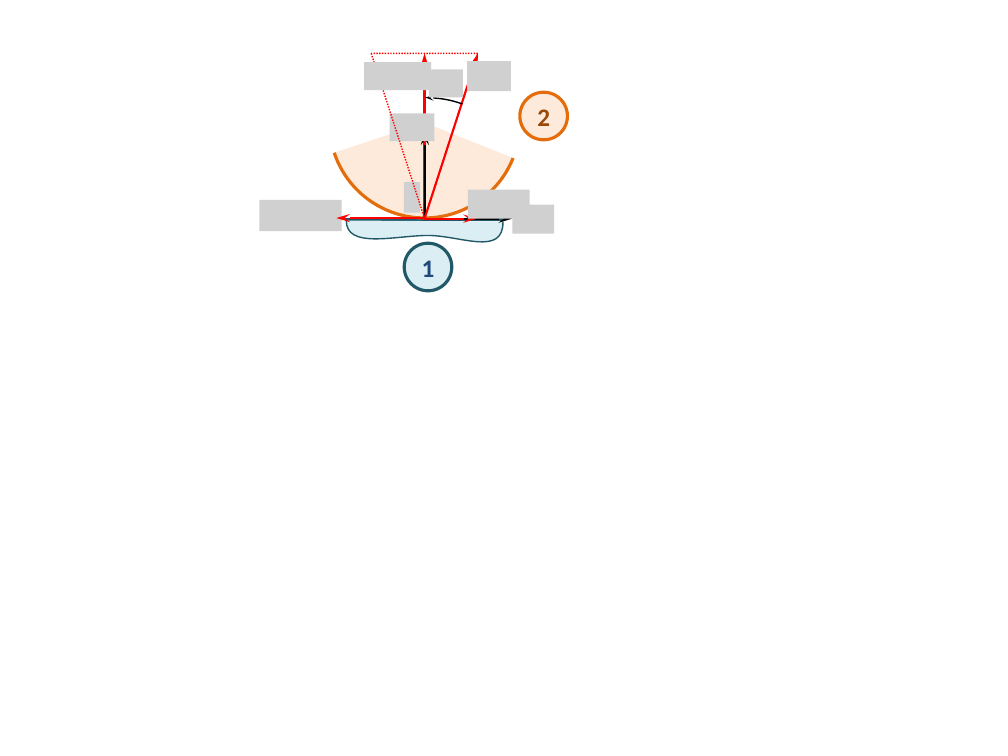
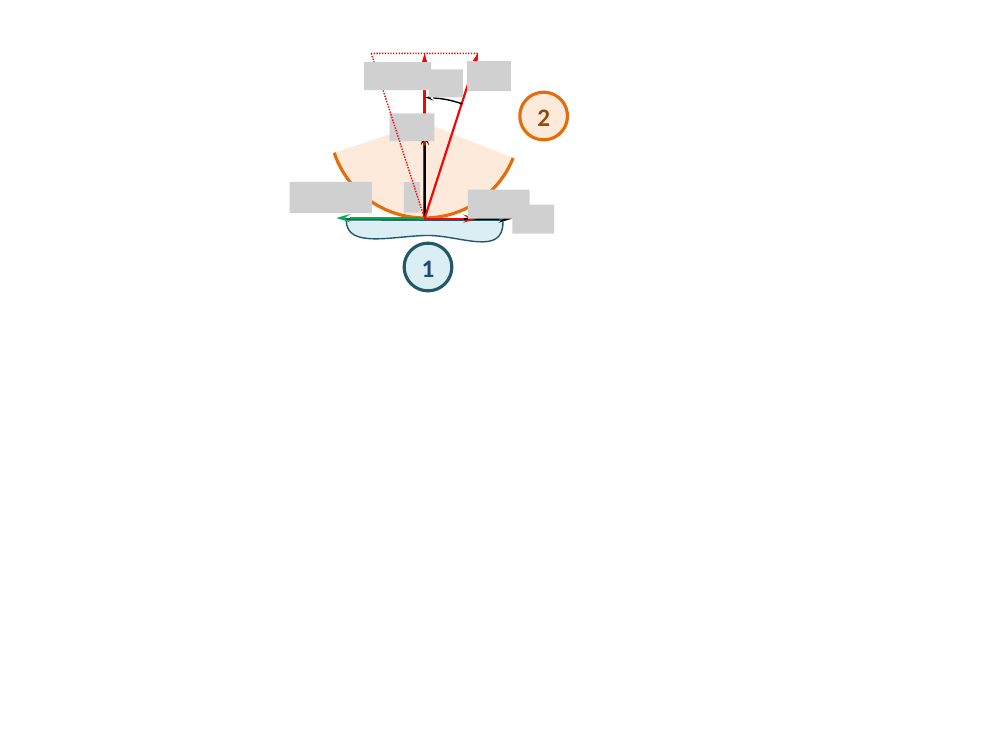
Before and after one commit to xpessoles/Cy_04_PSI_ModelisationDynamique, a slide deck: slide 5 of Revisions_Statique/Fiche_02_Frottement/images/Figure.pptx (slide 3 before the commit). Drawn at 1008x756 pixels with LibreOffice and Linux fonts; fonts in the diff are those of the drawing; grey boxes stand for pictures. Boxes give left, top, right and bottom in pixels: in the first picture for what was removed or moved away, otherwise in the second. Text is boxed around its words. In the diff, an @@ line names an element or a change of style, - is before the commit and + after.

```diff
--- a/Revisions_Statique/Fiche_02_Frottement/images/Figure.pptx
+++ b/Revisions_Statique/Fiche_02_Frottement/images/Figure.pptx
@@ picture removed at [259, 200, 342, 231] @@
@@ picture added at [289, 181, 372, 213] @@
@@ arrow (423, 218) - (337, 218): stroke #FF0000 1.5 pt to #00B050 1.5 pt @@
```
Also in this commit, not shown: 2 slides added, 4 other files.
